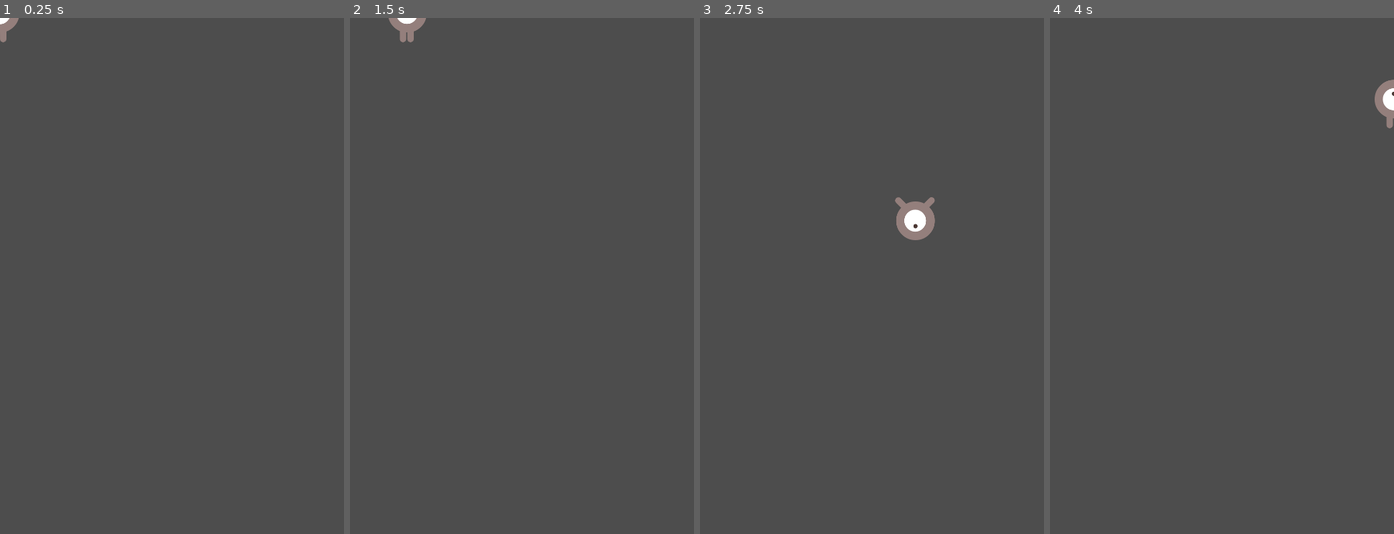
Above: before the commit, frames 1-4 (left to right).
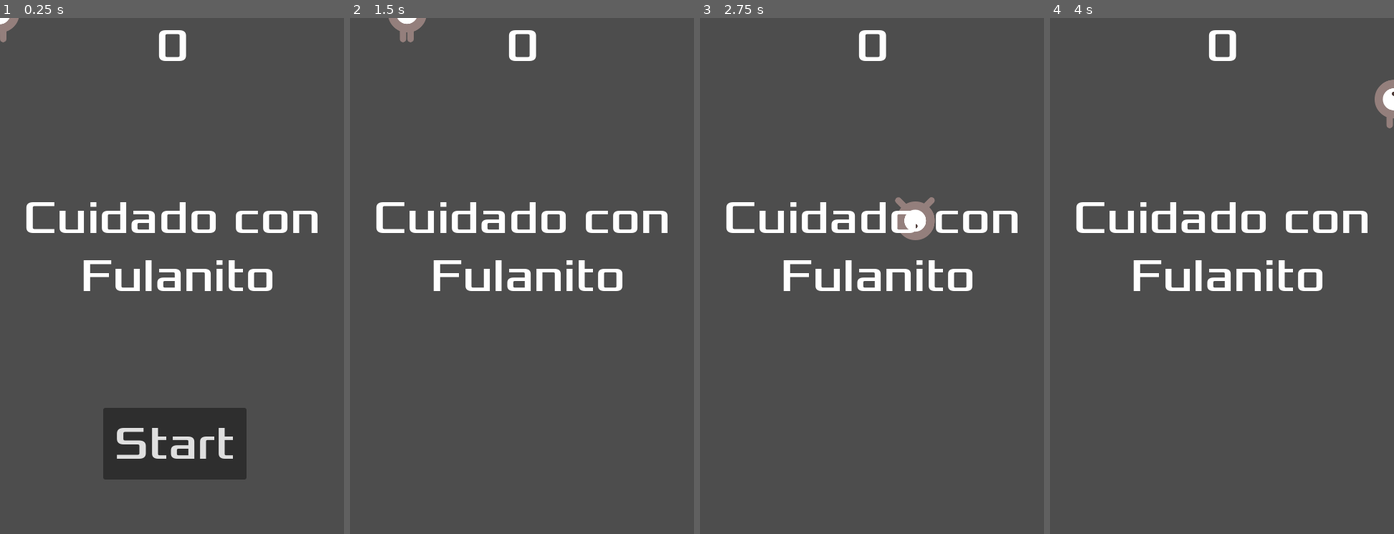
Above: after the commit, the same moments.

Repository: AikoDMC/doodge_the_creeps
Game: Godot game, scene res://main.tscn
Same seed, same stepped clock (60 frames per second), same inputs: the game is played once before the commit and once after it.
Inputs (mouse positions are in pixels of both pictures, inside the frame that each line leads up to):
- Up to frame 1 (0.25 s): no input
- Up to frame 2 (1.5 s): click (525, 441) at 0.5 s, where only the run after the commit has a clickable "Start"; tap Enter at 1.25 s; hold Right (move_right) from 1.28 s (still down)
- Up to frame 3 (2.75 s): release Right (move_right) at 2.03 s; hold Down (move_down) from 2.03 s (still down)
- Up to frame 4 (4 s): release Down (move_down) at 2.78 s; hold Right (move_right) 2.78-3.53 s; hold Up (move_up) from 3.53 s (still down)

The runs differ from the first frame. In frame 1, 9.3% of the frame differs, in the area x 7-93%, y 2-90%; in frame 2, 3.5%; in frame 3, 3.5%; in frame 4, 3.5%.

Commit message:
Pantalla Frontal

Diff:
--- /dev/null
+++ b/hud.gd
@@ -0,0 +1,37 @@
+extends CanvasLayer
+signal start_game
+
+# Called when the node enters the scene tree for the first time.
+func _ready() -> void:
+	pass # Replace with function body.
+
+
+# Called every frame. 'delta' is the elapsed time since the previous frame.
+func _process(delta: float) -> void:
+	pass
+func show_message(text):
+	$Message.text = text
+	$Message.show()
+	$MessageTimer.start()
+func show_game_over():
+	show_message("Game Over")
+	# Wait until the MessageTimer has counted down.
+	await $MessageTimer.timeout
+
+	$Message.text = "Dodge the Creeps!"
+	$Message.show()
+	# Make a one-shot timer and wait for it to finish.
+	await get_tree().create_timer(1.0).timeout
+	$StartButton.show()
+func update_score(score):
+	$ScoreLabel.text = str(score)
+
+func _on_start_button_pressed() -> void:
+	$StartButton.hide()
+	start_game.emit()
+func _on_message_timer_timeout() -> void:
+	$Message.hide()
+
+
+#func new_game() -> void:
+	#pass
--- /dev/null
+++ b/hud.tscn
@@ -0,0 +1,54 @@
+[gd_scene load_steps=3 format=3 uid="uid://bjekho78m4kqk"]
+
+[ext_resource type="Script" uid="uid://lu5lrfp7phot" path="res://hud.gd" id="1_64ctp"]
+[ext_resource type="FontFile" uid="uid://dab3m67mw4l3u" path="res://fonts/Xolonium-Regular.ttf" id="2_8sq4i"]
+
+[node name="HUD" type="CanvasLayer"]
+script = ExtResource("1_64ctp")
+
+[node name="ScoreLabel" type="Label" parent="."]
+anchors_preset = 13
+anchor_left = 0.5
+anchor_right = 0.5
+anchor_bottom = 1.0
+offset_left = -22.5
+offset_right = 22.5
+grow_horizontal = 2
+grow_vertical = 2
+theme_override_fonts/font = ExtResource("2_8sq4i")
+theme_override_font_sizes/font_size = 64
+text = "0"
+
+[node name="Message" type="Label" parent="."]
+anchors_preset = 8
+anchor_left = 0.5
+anchor_top = 0.5
+anchor_right = 0.5
+anchor_bottom = 0.5
+offset_left = -208.0
+offset_top = -120.0
+offset_right = 272.0
+offset_bottom = 39.0
+grow_horizontal = 2
+grow_vertical = 2
+theme_override_fonts/font = ExtResource("2_8sq4i")
+theme_override_font_sizes/font_size = 64
+text = "Cuidado con
+    Fulanito"
+autowrap_mode = 2
+
+[node name="StartButton" type="Button" parent="."]
+offset_left = 144.0
+offset_top = 544.0
+offset_right = 344.0
+offset_bottom = 644.0
+theme_override_fonts/font = ExtResource("2_8sq4i")
+theme_override_font_sizes/font_size = 64
+text = "Start"
+
+[node name="MessageTimer" type="Timer" parent="."]
+wait_time = 2.0
+one_shot = true
+
+[connection signal="pressed" from="StartButton" to="." method="_on_start_button_pressed"]
+[connection signal="timeout" from="MessageTimer" to="." method="_on_message_timer_timeout"]
--- a/main.gd
+++ b/main.gd
@@ -12,13 +12,18 @@
 func game_over() -> void:
 	$ScoreTimer.stop()
 	$MobTimer.stop()
+	$HUD.show_game_over()
 
 func new_game():
 	score = 0
 	$Player.start($StartPosition.position)
 	$StartTimer.start()
+	$HUD.update_score(score)
+	$HUD.show_message("Get Ready")
+	get_tree().call_group("mobs", "queue_free")
 func _on_score_timer_timeout():
 	score += 1
+	$HUD.update_score(score)
 
 func _on_start_timer_timeout():
 
--- a/main.tscn
+++ b/main.tscn
@@ -1,8 +1,9 @@
-[gd_scene load_steps=5 format=3 uid="uid://cbdr7j64p7cpd"]
+[gd_scene load_steps=6 format=3 uid="uid://cbdr7j64p7cpd"]
 
 [ext_resource type="Script" uid="uid://d2t48utcmwhq3" path="res://main.gd" id="1_h2yge"]
 [ext_resource type="PackedScene" uid="uid://dcsvu2tc0r8o8" path="res://mob.tscn" id="2_1bvp3"]
 [ext_resource type="PackedScene" uid="uid://dkawdwg4inalo" path="res://area_2d.tscn" id="3_lquwl"]
+[ext_resource type="PackedScene" uid="uid://bjekho78m4kqk" path="res://hud.tscn" id="4_1bvp3"]
 
 [sub_resource type="Curve2D" id="Curve2D_7mycd"]
 _data = {
@@ -33,6 +34,8 @@
 
 [node name="MobSpawnLocation" type="PathFollow2D" parent="MobPath"]
 
+[node name="HUD" parent="." instance=ExtResource("4_1bvp3")]
+
 [connection signal="hit" from="Player" to="." method="game_over"]
 [connection signal="timeout" from="MobTimer" to="." method="_on_mob_timer_timeout"]
 [connection signal="timeout" from="ScoreTimer" to="." method="_on_score_timer_timeout"]
--- a/mob.tscn
+++ b/mob.tscn
@@ -54,7 +54,7 @@
 script = ExtResource("1_1qmh0")
 metadata/_edit_group_ = true
 
-[node name="AnimatedSprite2D" type="AnimatedSprite2D" parent="."]
+[node name="AnimatedSprite2D" type="AnimatedSprite2D" parent="." groups=["mobs"]]
 scale = Vector2(0.75, 0.75)
 sprite_frames = SubResource("SpriteFrames_pcqmr")
 animation = &"swin"
Not shown, added: hud.gd.uid
